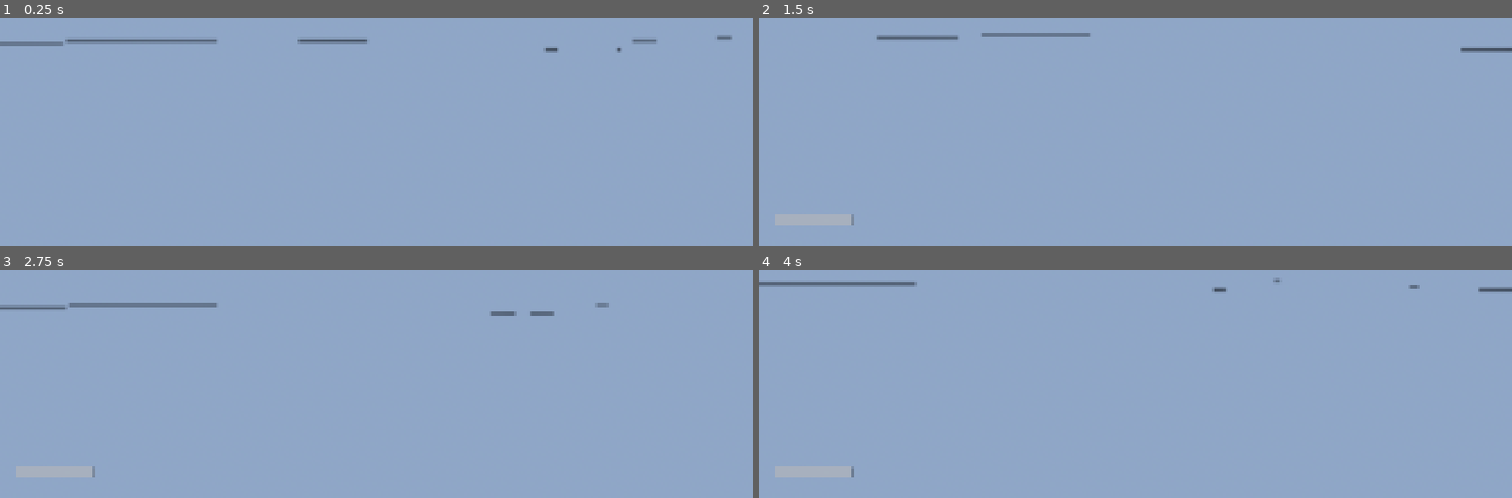
Above: before the commit, frames 1-4 (two rows, left to right).
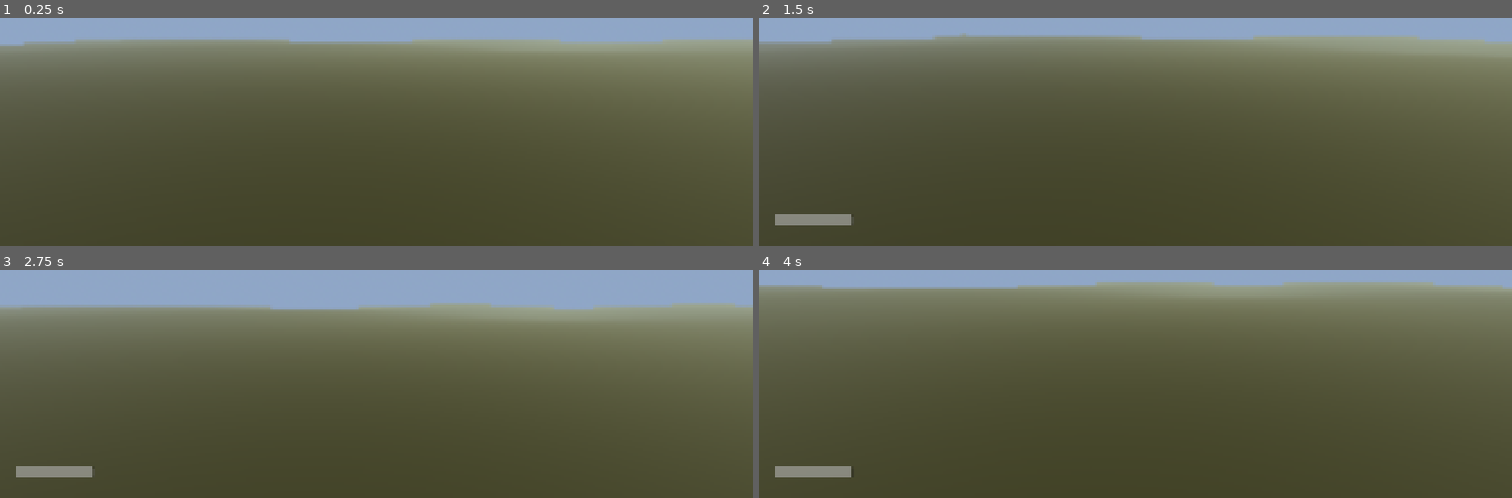
Above: after the commit, the same moments.

Repository: joseamaya/memorias-del-peru
Game: Godot game, scene res://campaigns/01_pachacutec/scenes/world/mundo_base.tscn
Same seed, same stepped clock (60 frames per second), same inputs: the game is played once before the commit and once after it.
Inputs (mouse positions are in pixels of both pictures, inside the frame that each line leads up to):
- Up to frame 1 (0.25 s): no input
- Up to frame 2 (1.5 s): tap Enter at 0.5 s; move the mouse to (1173, 33) at 0.52 s; hold E (interact) 0.53-1.28 s; hold W (move_forward) from 0.53 s (still down); tap Space (jump) at 0.77, 1.25 s; move the mouse to (1097, 36) at 1.27 s; tap Shift (run) at 1.35 s
- Up to frame 3 (2.75 s): keep holding W (move_forward); tap Space (jump) at 1.52 s; tap Enter at 2 s; move the mouse to (391, 279) at 2.02 s; hold E (interact) from 2.03 s (still down)
- Up to frame 4 (4 s): keep holding W (move_forward); tap Space (jump) at 2.75, 3.02, 3.77 s; move the mouse to (1127, 292) at 2.77 s; release E (interact) at 2.78 s; tap Shift (run) at 2.85 s; tap Enter at 3.5 s; move the mouse to (1188, 292) at 3.52 s; hold E (interact) from 3.53 s (still down)

The runs differ from the first frame. In frame 1, 90% of the frame differs, in the area x 0-100%, y 7-100%; in frame 2, 91%; in frame 3, 84%; in frame 4, 94%, in the area x 0-100%, y 3-100%.

Commit message:
fix(world): corrige la orientación y colisión del terreno

Diff:
--- a/campaigns/01_pachacutec/scripts/world/mundo_base.gd
+++ b/campaigns/01_pachacutec/scripts/world/mundo_base.gd
@@ -52,11 +52,11 @@
 			var p01: Vector3 = Vector3(x0, _height_at(x0, z1), z1)
 			var p11: Vector3 = Vector3(x1, _height_at(x1, z1), z1)
 			surface.add_vertex(p00)
+			surface.add_vertex(p10)
 			surface.add_vertex(p11)
-			surface.add_vertex(p10)
 			surface.add_vertex(p00)
+			surface.add_vertex(p11)
 			surface.add_vertex(p01)
-			surface.add_vertex(p11)
 	surface.generate_normals()
 	var mesh: ArrayMesh = surface.commit()
 	var material: StandardMaterial3D = StandardMaterial3D.new()
--- a/tests/measure_performance.gd
+++ b/tests/measure_performance.gd
@@ -13,6 +13,7 @@
 var _last_ms: int = 0
 var _frame_times: Array[float] = []
 var _load_ms: int = 0
+var _player: CharacterBody3D = null
 
 
 func _initialize() -> void:
@@ -20,7 +21,12 @@
 	var packed: PackedScene = load("res://campaigns/01_pachacutec/scenes/world/mundo_base.tscn") as PackedScene
 	var world: Node = packed.instantiate()
 	root.add_child(world)
+	DisplayServer.window_set_flag(DisplayServer.WINDOW_FLAG_ALWAYS_ON_TOP, true)
+	DisplayServer.window_set_vsync_mode(DisplayServer.VSYNC_ENABLED)
+	Engine.max_fps = 60
+	Input.mouse_mode = Input.MOUSE_MODE_VISIBLE
 	_load_ms = Time.get_ticks_msec() - load_start
+	_player = world.get_node_or_null("PlayerFPS") as CharacterBody3D
 	_start_ms = Time.get_ticks_msec()
 	_last_ms = _start_ms
 	process_frame.connect(_on_frame)
@@ -65,4 +71,7 @@
 	print("DRAW_CALLS=", draw_calls)
 	print("VIDEO_MEM_MB=", video_mem / (1024.0 * 1024.0))
 	print("LOAD_MS=", _load_ms)
+	if _player != null:
+		print("PLAYER_Y=", _player.global_position.y)
+		print("PLAYER_ON_FLOOR=", _player.is_on_floor())
 	quit(0)
--- /dev/null
+++ b/tests/test_terrain_collision_shape.gd
@@ -0,0 +1,25 @@
+extends RefCounted
+## Comprueba que el terreno tiene una forma de colisión trimesh.
+
+
+func test_terrain_collision_shape() -> bool:
+	var tree: SceneTree = Engine.get_main_loop() as SceneTree
+	if tree == null:
+		return false
+	var packed: PackedScene = load("res://campaigns/01_pachacutec/scenes/world/mundo_base.tscn") as PackedScene
+	if packed == null:
+		return false
+	var world: Node = packed.instantiate()
+	tree.root.add_child(world)
+	var terrain: Node3D = world.get_node_or_null("Terrain") as Node3D
+	if terrain == null:
+		world.free()
+		return false
+	var body: StaticBody3D = terrain.get_node_or_null("TerrainBody") as StaticBody3D
+	if body == null:
+		world.free()
+		return false
+	var collision: CollisionShape3D = body.get_node_or_null("TerrainCollision") as CollisionShape3D
+	var ok: bool = collision != null and collision.shape is ConcavePolygonShape3D
+	world.free()
+	return ok
--- /dev/null
+++ b/tests/test_terrain_normals_up.gd
@@ -0,0 +1,33 @@
+extends RefCounted
+## Comprueba que las normales del terreno apuntan hacia arriba.
+
+
+func test_terrain_normals_up() -> bool:
+	var tree: SceneTree = Engine.get_main_loop() as SceneTree
+	if tree == null:
+		return false
+	var packed: PackedScene = load("res://campaigns/01_pachacutec/scenes/world/mundo_base.tscn") as PackedScene
+	if packed == null:
+		return false
+	var world: Node = packed.instantiate()
+	tree.root.add_child(world)
+	var terrain: Node3D = world.get_node_or_null("Terrain") as Node3D
+	if terrain == null:
+		world.free()
+		return false
+	var mesh_instance: MeshInstance3D = terrain.get_node_or_null("TerrainMesh") as MeshInstance3D
+	if mesh_instance == null or mesh_instance.mesh == null:
+		world.free()
+		return false
+	var arrays: Array = mesh_instance.mesh.surface_get_arrays(0)
+	var normals: PackedVector3Array = arrays[Mesh.ARRAY_NORMAL]
+	var count: int = normals.size()
+	if count == 0:
+		world.free()
+		return false
+	var total_y: float = 0.0
+	for normal: Vector3 in normals:
+		total_y += normal.y
+	var average_y: float = total_y / float(count)
+	world.free()
+	return average_y > 0.9
Not shown, added: tests/test_terrain_collision_shape.gd.uid
Not shown, added: tests/test_terrain_normals_up.gd.uid
Not shown, changed: docs/05_plan_de_implementacion.md
Not shown, changed: docs/06_estrategia_de_pruebas.md
Not shown, changed: docs/08_entorno_y_rendimiento.md
